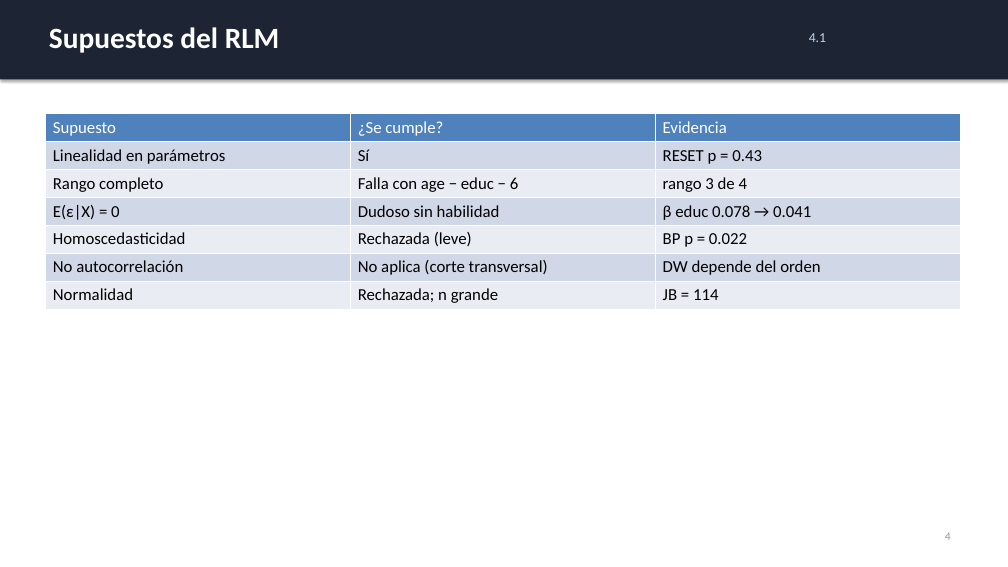
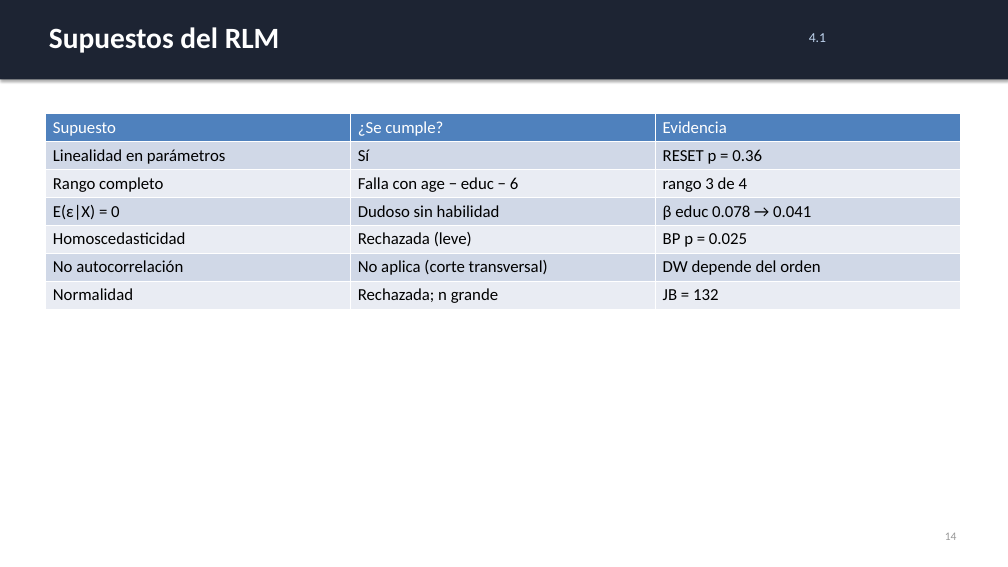
Before and after one commit to ximeelaraa/mincer-multicolinealidad, a slide deck: slide 14 of Presentacion_Multicolinealidad_Mincer.pptx (slide 4 before the commit). Drawn at 1008x567 pixels with LibreOffice and Linux fonts; fonts in the diff are those of the drawing. Boxes give left, top, right and bottom in pixels: in the first picture for what was removed or moved away, otherwise in the second. Text is boxed around its words. In the diff, an @@ line names an element or a change of style, - is before the commit and + after.

```diff
--- a/Presentacion_Multicolinealidad_Mincer.pptx
+++ b/Presentacion_Multicolinealidad_Mincer.pptx
@@ table at (45, 113, 960, 309) @@
-row 2, column 3: RESET p = 0.43
+row 2, column 3: RESET p = 0.36
-row 5, column 3: BP p = 0.022
+row 5, column 3: BP p = 0.025
-row 7, column 3: JB = 114
+row 7, column 3: JB = 132
@@ text at (945, 533, 957, 540): text changed @@
-4
+14
```
Also in this commit, not shown: 18 other slides changed, 11 slides added, 1 slide removed, 20 other files.
